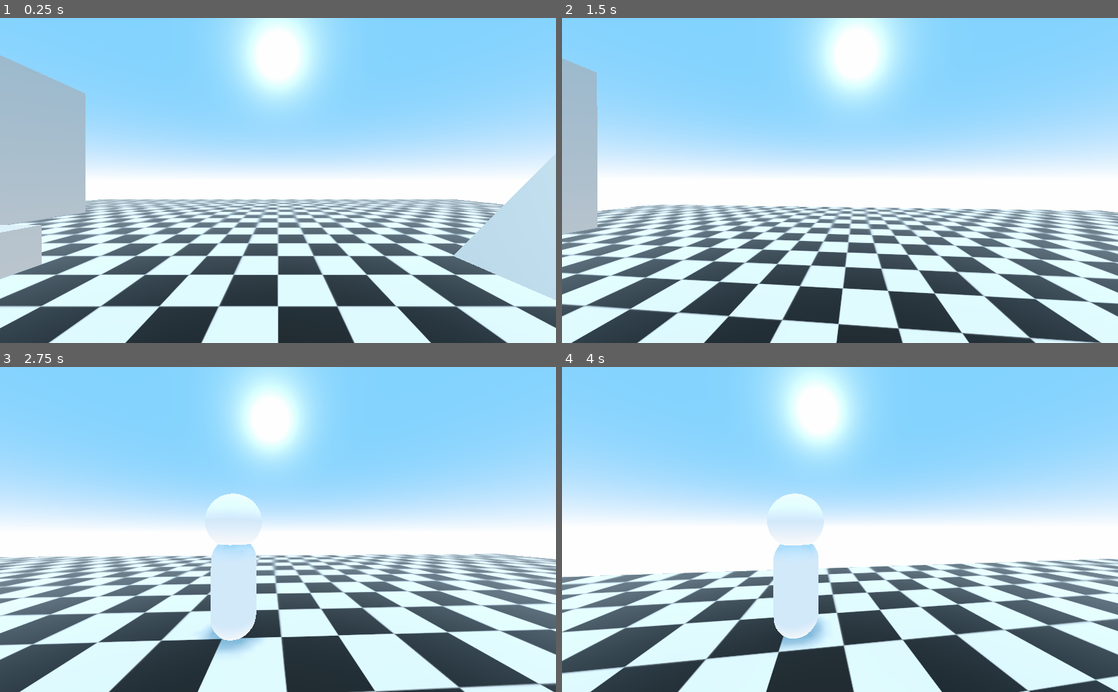
Above: before the commit, frames 1-4 (two rows, left to right).
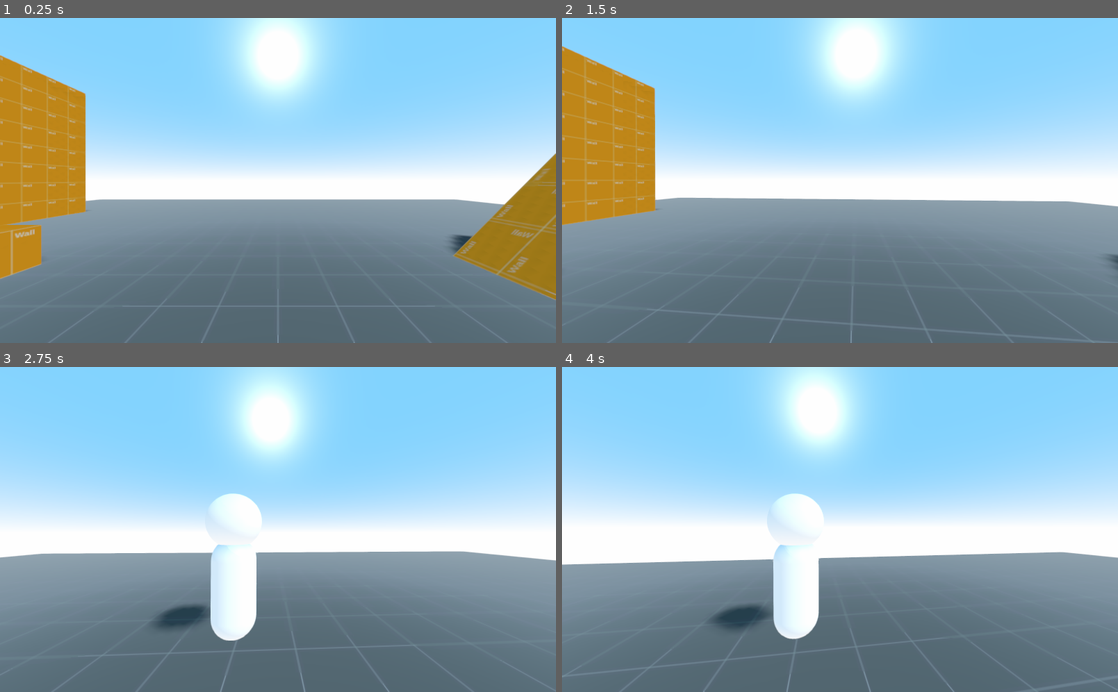
Above: after the commit, the same moments.

Repository: garhow/riot
Game: Godot game, scene res://scenes/test_level.tscn
Same seed, same stepped clock (60 frames per second), same inputs: the game is played once before the commit and once after it.
Inputs (mouse positions are in pixels of both pictures, inside the frame that each line leads up to):
- Up to frame 1 (0.25 s): no input
- Up to frame 2 (1.5 s): move the mouse to (867, 180) at 0.52 s; hold Ctrl (crouch) 0.53-1.28 s; hold W (move_forward) from 0.53 s (still down); tap Space (jump) at 0.77, 0.8, 1.07, 1.35 s; move the mouse to (812, 180) at 1.27 s
- Up to frame 3 (2.75 s): keep holding W (move_forward); tap Space (jump) at 1.52, 1.82 s; tap Ctrl (crouch) at 1.55 s; move the mouse to (289, 523) at 2.02 s; hold Space (jump) from 2.03 s (still down); tap C (camera_mode) at 2.1 s
- Up to frame 4 (4 s): keep holding W (move_forward); move the mouse to (834, 536) at 2.77 s; release Space (jump) at 2.78 s; tap Ctrl (crouch) at 2.85 s; tap Space (jump) at 3.02, 3.32, 3.77, 3.8 s; move the mouse to (878, 532) at 3.52 s; hold Shift (walk) from 3.53 s (still down)

The runs differ from the first frame. In frame 1, 48% of the frame differs, in the area x 0-100%, y 11-100%; in frame 2, 48%; in frame 3, 39%; in frame 4, 39%.

Commit message:
Add new generic textures, license assets under CC BY-SA 4.0, and update README.md and LICENSE

Diff:
--- a/src/project.godot
+++ b/src/project.godot
@@ -14,6 +14,11 @@
 config/description="A multiplayer team-based shooter"
 run/main_scene="res://scenes/test_level.tscn"
 config/icon="res://icon.png"
+
+[display]
+
+window/size/borderless=true
+window/size/fullscreen=true
 
 [input]
 
@@ -64,4 +69,8 @@
 
 [rendering]
 
+quality/driver/fallback_to_gles2=true
+quality/filters/use_nearest_mipmap_filter=true
+quality/filters/msaa=2
+quality/filters/use_fxaa=true
 environment/default_environment="res://default_env.tres"
--- a/src/scenes/test_level.tscn
+++ b/src/scenes/test_level.tscn
@@ -1,31 +1,30 @@
-[gd_scene load_steps=9 format=2]
+[gd_scene load_steps=10 format=2]
 
 [ext_resource path="res://scenes/player.tscn" type="PackedScene" id=1]
-[ext_resource path="res://textures/checkerboard.png" type="Texture" id=2]
+[ext_resource path="res://textures/generic/grid.png" type="Texture" id=2]
+[ext_resource path="res://textures/generic/wall.png" type="Texture" id=3]
 
 [sub_resource type="CubeMesh" id=1]
 
 [sub_resource type="SpatialMaterial" id=2]
+flags_vertex_lighting = true
+flags_world_triplanar = true
 albedo_texture = ExtResource( 2 )
 metallic = 0.3
 roughness = 0.5
 refraction_enabled = true
 refraction_scale = 0.05
 refraction_texture_channel = 0
-uv1_scale = Vector3( 10, 0.5, 10 )
 uv1_triplanar = true
-distance_fade_mode = 1
-distance_fade_min_distance = 0.0
-distance_fade_max_distance = 1.25
 
 [sub_resource type="BoxShape" id=3]
 
 [sub_resource type="SpatialMaterial" id=4]
+flags_vertex_lighting = true
+flags_world_triplanar = true
+albedo_texture = ExtResource( 3 )
 metallic = 0.5
-roughness = 0.5
-distance_fade_mode = 2
-distance_fade_min_distance = 0.0
-distance_fade_max_distance = 1.0
+uv1_triplanar = true
 
 [sub_resource type="ProceduralSky" id=5]
 sky_top_color = Color( 0.509804, 0.827451, 1, 1 )
@@ -48,6 +47,7 @@
 transform = Transform( 20, 0, 0, 0, 1, 0, 0, 0, 20, 0, 0, 0 )
 
 [node name="Mesh" type="MeshInstance" parent="Floor"]
+transform = Transform( 1, 0, 0, 0, 1, 0, 0, 0, 1, 0, 0, 0 )
 mesh = SubResource( 1 )
 material/0 = SubResource( 2 )
 
@@ -58,6 +58,7 @@
 transform = Transform( 3.53553, -3.53553, 0, 3.53553, 3.53553, 0, 0, 0, 5, 10, -1, 0 )
 
 [node name="Mesh" type="MeshInstance" parent="Ramp"]
+transform = Transform( 1, -1.02806e-08, 0, -1.02806e-08, 1, 0, 0, 0, 1, 0, 0, 0 )
 mesh = SubResource( 1 )
 material/0 = SubResource( 4 )
 
@@ -68,6 +69,7 @@
 transform = Transform( 2, 0, 0, 0, 2, 0, 0, 0, 2, -8, 3, 0 )
 
 [node name="Mesh" type="MeshInstance" parent="Cube"]
+transform = Transform( 1, 0, 0, 0, 1, 0, 0, 0, 1, -0.00151539, 0.022995, -0.00135255 )
 mesh = SubResource( 1 )
 material/0 = SubResource( 4 )
 
@@ -108,8 +110,9 @@
 transform = Transform( 1, 0, 0, 0, 1, 0, 0, 0, 1, 0, 3, 0 )
 
 [node name="Sun" type="DirectionalLight" parent="."]
-transform = Transform( 1, 0, 0, 0, -4.37114e-08, 1, 0, -1, -4.37114e-08, 0, 30, 0 )
+transform = Transform( 0.683981, 0.528716, 0.502623, -0.589011, -0.00623607, 0.808101, 0.43039, -0.848776, 0.307154, 2, 13, 10 )
 light_color = Color( 0.839216, 0.803922, 0.713726, 1 )
+light_bake_mode = 2
 shadow_enabled = true
 
 [node name="Environment" type="WorldEnvironment" parent="."]
--- a/src/scripts/player.gd
+++ b/src/scripts/player.gd
@@ -7,6 +7,10 @@
 # Movement configuration
 export var acceleration = 6
 export var climb_speed = 6.8
+export var crouch_acceleration = 6.2
+export var crouch_height = 0.6
+export var crouch_speed = 1.5
+export var default_height = 1.7
 export var gravity = 12.8
 export var jump_speed = 5.4
 export var sprint_speed = 5
@@ -81,7 +85,7 @@
 # Movement input and velocity
 ##
 
-func player_movements():
+func player_movements(delta):
 	if Input.is_action_pressed("move_forward"):
 		direction -= transform.basis.z
 	if Input.is_action_pressed("move_backward"):
@@ -90,10 +94,18 @@
 		direction -= transform.basis.x / 2
 	if Input.is_action_pressed("move_right"):
 		direction += transform.basis.x / 2
+
+	if Input.is_action_just_pressed("jump") and is_on_floor():
+		fall.y = jump_speed
 	if Input.is_action_pressed("walk"):
 		speed = walk_speed
-	if Input.is_action_just_pressed("jump") and is_on_floor():
-		fall.y = jump_speed
+	if Input.is_action_pressed("crouch"):
+		$Collision.shape.height -= crouch_acceleration * delta
+		speed = crouch_speed
+	else:
+		$Collision.shape.height += crouch_acceleration * delta
+
+	$Collision.shape.height = clamp($Collision.shape.height, crouch_height, default_height)
 
 func wall_climb():
 	if Input.is_action_pressed("jump") and not is_on_floor() and climb == true:
@@ -135,7 +147,7 @@
 		fall.y -= delta * gravity
 
 	# Player movement
-	player_movements()
+	player_movements(delta)
 
 	# Normalize direction after movement is processed
 	direction = direction.normalized()
Binary file added: src/textures/generic/floor.png
Not shown, added: src/textures/generic/floor.png.import
Binary file added: src/textures/generic/grid.png
Not shown, added: src/textures/generic/grid.png.import
Binary file added: src/textures/generic/texture.png
Not shown, added: src/textures/generic/texture.png.import
Binary file added: src/textures/generic/wall.png
Not shown, added: src/textures/generic/wall.png.import
Not shown, changed: LICENSE
Not shown, changed: README.md
Not shown, added: src/textures/generic/texture.xcf
